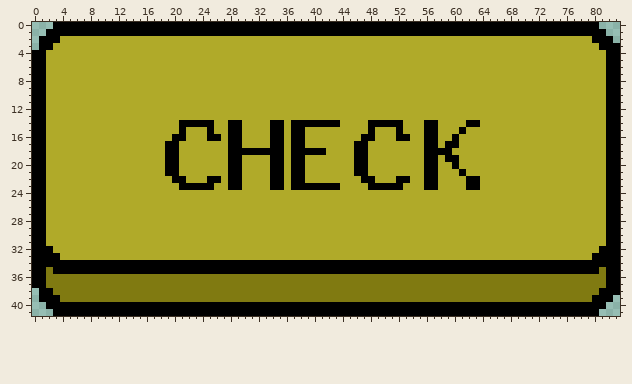
A sprite sheet gets an edit: src/assets/images/botoes/jogo/check0_0.png. The picture above was drawn from the file before the commit.
The file is 84x42 pixels.
Now the later version:
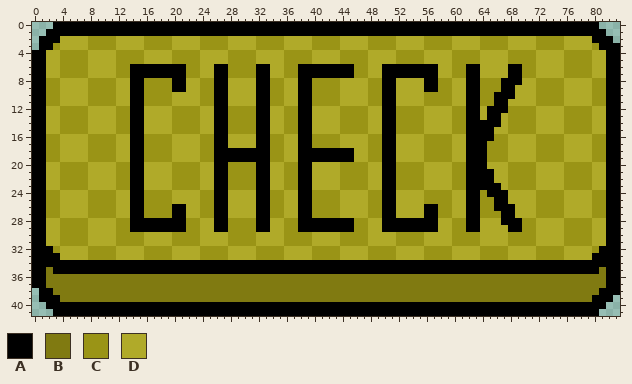
Palette (. is transparent): A #000000  B #807a11  C #9a9416  D #b0aa29
Change:
Changed rows in their new state; - is an unchanged pixel.
first column x 2:
 2 ------CCCC----CCCC----CCCC----CCCC----CCCC----CCCC----CCCC----CCCC----CCCC------
 3 -C----CCCC----CCCC----CCCC----CCCC----CCCC----CCCC----CCCC----CCCC----CCCC----C-
 4 --CCCC----CCCC----CCCC----CCCC----CCCC----CCCC----CCCC----CCCC----CCCC----CCCC--
 5 --CCCC----CCCC----CCCC----CCCC----CCCC----CCCC----CCCC----CCCC----CCCC----CCCC--
 6 --CCCC----CCAAAAAAAACC--AACCCCAA--CCAAAAAAAACC--AAAAAAAA--CCAA----AACC----CCCC--
 7 --CCCC----CCAAAAAAAACC--AACCCCAA--CCAAAAAAAACC--AAAAAAAA--CCAA----AACC----CCCC--
 8 CC----CCCC--AACCCCAA--CCAA----AACC--AACCCC----CCAA----AACC--AACCCAAA--CCCC----CC
 9 CC----CCCC--AACCCCAA--CCAA----AACC--AACCCC----CCAA----AACC--AACCCAA---CCCC----CC
10 CC----CCCC--AACCCC----CCAA----AACC--AACCCC----CCAA----CCCC--AACCAAA---CCCC----CC
11 CC----CCCC--AACCCC----CCAA----AACC--AACCCC----CCAA----CCCC--AACCAA----CCCC----CC
12 --CCCC----CCAA----CCCC--AACCCCAA--CCAA----CCCC--AACCCC----CCAA-AAACCCC----CCCC--
13 --CCCC----CCAA----CCCC--AACCCCAA--CCAA----CCCC--AACCCC----CCAA-AA-CCCC----CCCC--
14 --CCCC----CCAA----CCCCDDAACCCCAADDCC--DDDDCCCCDD--CCCCDD--CC--AAA-CCCC----CCCC--
15 --CCCC----CCAA----CCCC-DAACCCCAADDCC-A----CCCCD-AACCCCDD--CCAAAA--CCCC----CCCC--
16 CC----CCCC--AACCCCDD--CC-ADD--AACC-D-ACCCC---DCCAADD--CCCCD-AAAACC----CCCC----CC
17 CC----CCCC--AACCCCD---CCAADD--AACC-D-ACCCC--DDCCAA----CCCCD-AAACCC----CCCC----CC
18 CC----CCCC--AACCCCD---CCAA------CC-D----AAAADDCCAA----CCCC--AAACCC----CCCC----CC
19 CC----CCCC--AACCCCD---CCAA--AAAACC-D-AAAAAAADDCCAA----CCCCD-AAACCC----CCCC----CC
20 --CCCC----CCAA---DCCCC--AACCCCAADDCC-A----CCCC--AACCCCDD--CCAAA---CCCC----CCCC--
21 --CCCC----CCAA---DCCCC--AACCCCAADDCC-A----CCCC--AACCCCDD--CCAAAA--CCCC----CCCC--
22 --CCCC----CCAA----CCCC-D-ACCCCAADDCC-A----CCCCD-AACCCCDD--CC--AA--CCCC----CCCC--
23 --CCCC----CCAA----CCCCDDAACCCCAADDCC--DDDDCCCCDD--CCCCDD--CC--AAA-CCCC----CCCC--
24 CC----CCCC--AACCCC----CCAA----AACC--AACCCC----CCAA----CCCC--AACAAA----CCCC----CC
25 CC----CCCC--AACCCC----CCAA----AACC--AACCCC----CCAA----CCCC--AACCAA----CCCC----CC
26 CC----CCCC--AACCCCAA--CCAA----AACC--AACCCC----CCAA----AACC--AACCAAA---CCCC----CC
27 CC----CCCC--AACCCCAA--CCAA----AACC--AACCCC----CCAA----AACC--AACCCAA---CCCC----CC
28 --CCCC----CCAAAAAAAACC--AACCCCAA--CCAAAAAAAACC--AAAAAAAA--CCAA---AAACC----CCCC--
29 --CCCC----CCAAAAAAAACC--AACCCCAA--CCAAAAAAAACC--AAAAAAAA--CCAA----AACC----CCCC--
30 --CCCC----CCCC----CCCC----CCCC----CCCC----CCCC----CCCC----CCCC----CCCC----CCCC--
31 --CCCC----CCCC----CCCC----CCCC----CCCC----CCCC----CCCC----CCCC----CCCC----CCCC--
32 -C----CCCC----CCCC----CCCC----CCCC----CCCC----CCCC----CCCC----CCCC----CCCC----C-
33 ------CCCC----CCCC----CCCC----CCCC----CCCC----CCCC----CCCC----CCCC----CCCC------
